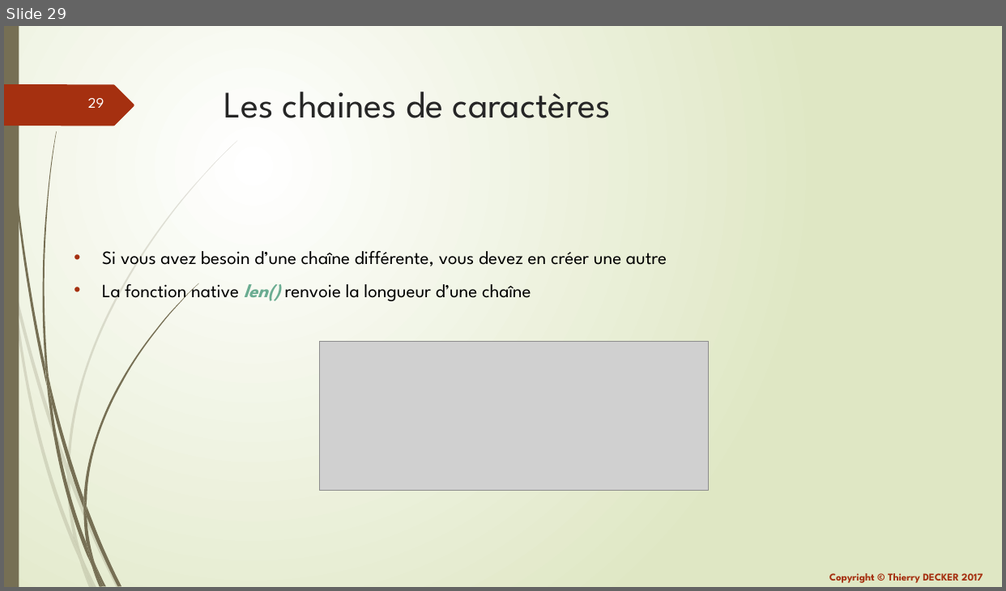
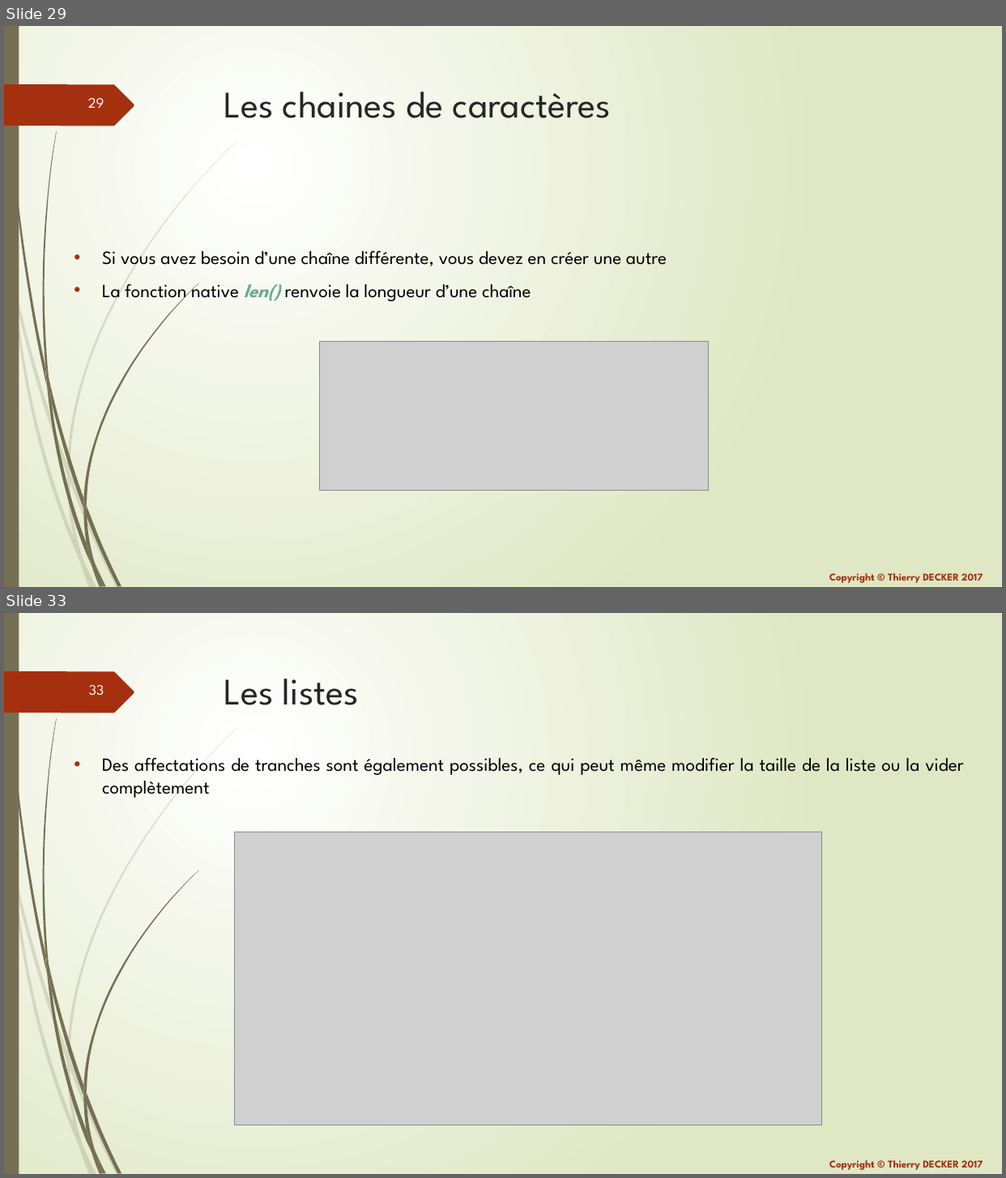
Before and after one commit to VikmanTheRacoon/learning-python, a slide deck: documentations/learning-python.pptx. Shown one above the other, each under a label of ours: slide 29 before the commit, slides 29 and 33 after it; the slides between them are not shown. The pictures are 1006x591 and 1006x1178 pixels, drawn with LibreOffice and Linux fonts; fonts in the diff are those of the drawing; grey boxes stand for pictures; background and template pictures are left out. Boxes give left, top, right and bottom in pixels: in the first picture for what was removed or moved away, otherwise in the second. Text is boxed around its words. In the diff, an @@ line names an element or a change of style, - is before the commit and + after.

```diff
--- a/documentations/learning-python.pptx
+++ b/documentations/learning-python.pptx
@@ slide 33 added at (4,613,1002,1174), background gradient #FFFFFF to #DFE8C4; not listed: 26 template elements that a slide beside it also shows @@
@@ title added at (224,679,359,705), 36 pt, text #262626 @@
+Les listes
@@ text added at (102,758,963,798), 18 pt, text #000000 @@
+• Des affectations de tranches sont également possibles, ce qui peut même modifier la taille de la liste ou la vider complètement
@@ picture added at (235,833,822,1125) @@
```
Also in this commit, not shown: 2 slides changed, 10 other slides added, 1 other file.
